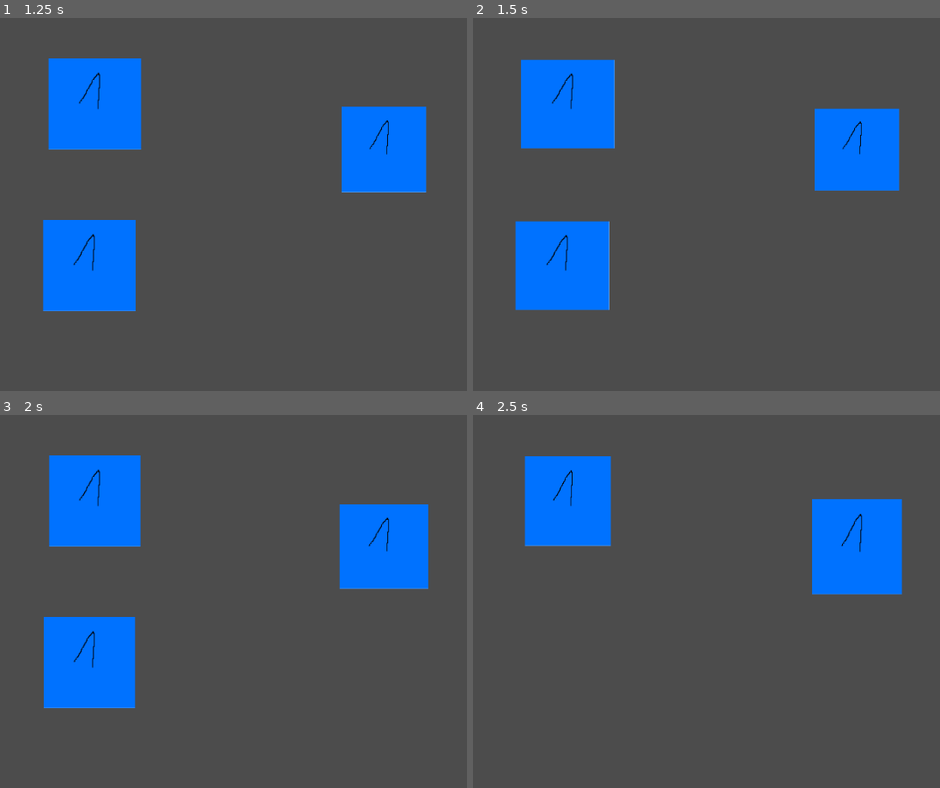
Above: before the commit, frames 1-4 (two rows, left to right).
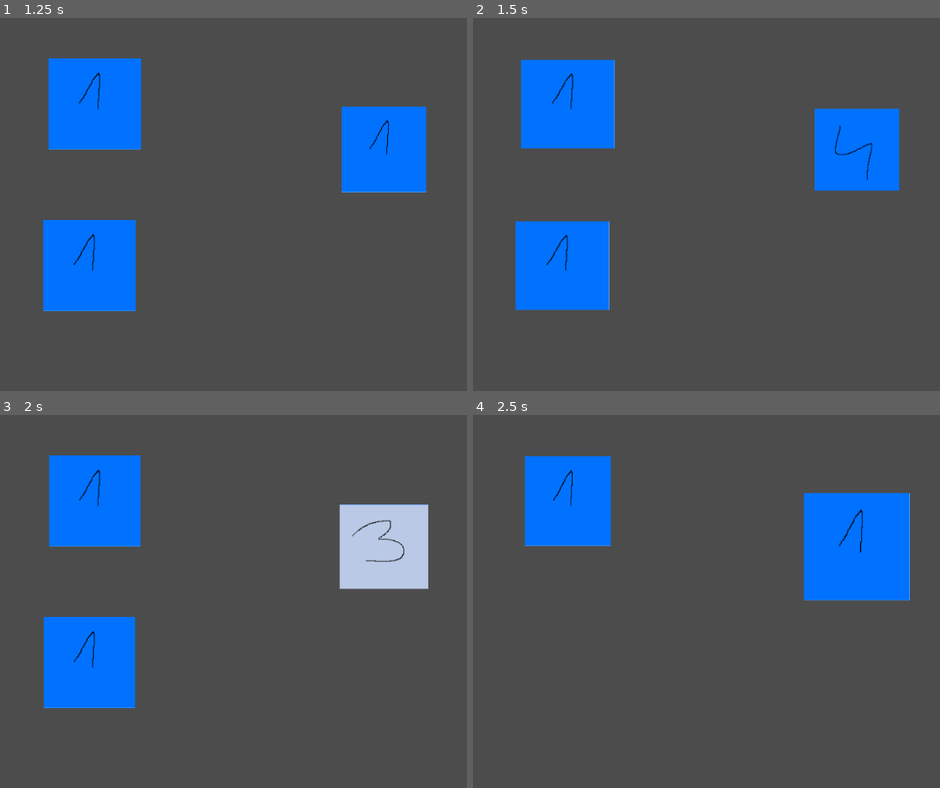
Above: after the commit, the same moments.

Repository: c64cosmin/GMTK2022
Game: Godot game, scene res://scenes/main_menu.tscn
The game is run twice, just before and just after one commit, with the same random seed, the same clock (stepped at 60 frames per second) and the same inputs.
Inputs (mouse positions are in pixels of both pictures, inside the frame that each line leads up to):
- Up to frame 1 (1.25 s): click "start" at 0.5 s
- Up to frame 2 (1.5 s): drag from (855, 148) to (561, 264) at 1.27 s
- Up to frame 3 (2 s): no input
- Up to frame 4 (2.5 s): drag from (561, 661) to (855, 545) at 2.02 s

Frame 1 is identical in both runs. In frame 2, 0.2% of the frame differs, in the area x 77-86%, y 27-44%; in frame 3, 4.4%, in the area x 72-92%, y 23-47%; in frame 4, 1.9%.

Commit message:
Die has dice

Diff:
--- a/scripts/clickable.gd
+++ b/scripts/clickable.gd
@@ -1,8 +1,8 @@
 extends Node2D
 
 var draggable = false
+var clickable = true
 
-var clickable = false
 var mouse_in = false
 var dragged = false
 var mouse_position = Vector2.ZERO
@@ -27,11 +27,13 @@
 			if not Gamestate.mouse_has_child:
 				Gamestate.mouse_has_child = true
 				dragged = true
-				_on_clicked()
+				if clickable:
+					_on_clicked()
 		if Input.is_action_just_released("click"):
 			Gamestate.mouse_has_child = false
 			dragged = false
-			_on_released()
+			if clickable:
+				_on_released()
 	elif event is InputEventMouseMotion:
 	   mouse_position = event.position
 
--- a/scripts/die.gd
+++ b/scripts/die.gd
@@ -1,7 +1,11 @@
 extends "res://scripts/clickable.gd"
 
+var ingredient = preload("res://objects/ingredient.tscn")
 var type = Gamestate.Ingredients.Tomato
 var time = 0
+var being_rolled = false
+var roll_timer = 0
+var show_new_face = 0
 
 func _ready():
 	$Sprite.frame = type
@@ -12,6 +16,21 @@
 		time = 0
 	$Sprite.scale.x = 1 + cos(time)*0.04 + sin(time/2+0.3)*0.02
 	$Sprite.scale.y = 1 + sin(time+0.5)*0.04 + cos(time/2+0.4)*0.02
+	if being_rolled:
+		if roll_timer > 0:
+			roll_timer -= delta
+			if show_new_face > 0:
+				show_new_face -= delta
+			if show_new_face <= 0:
+				$Sprite.frame = randi()%4
+				show_new_face = 0.1
+		else:
+			var new_ingredient = ingredient.instance()
+			get_parent().add_child(new_ingredient)
+			new_ingredient.transform.origin = transform.origin
+			queue_free()
 
 func _on_clicked():
-	print("roll the die")
+	being_rolled = true
+	roll_timer = 1
+	clickable = false
